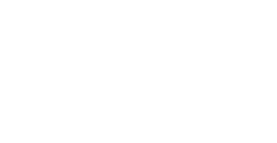
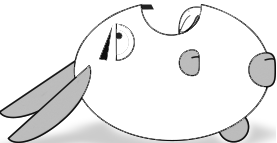
Layers edited between the first and the second 277×143 image:
showed "Layer 8" over box(0, 3, 276, 143)
